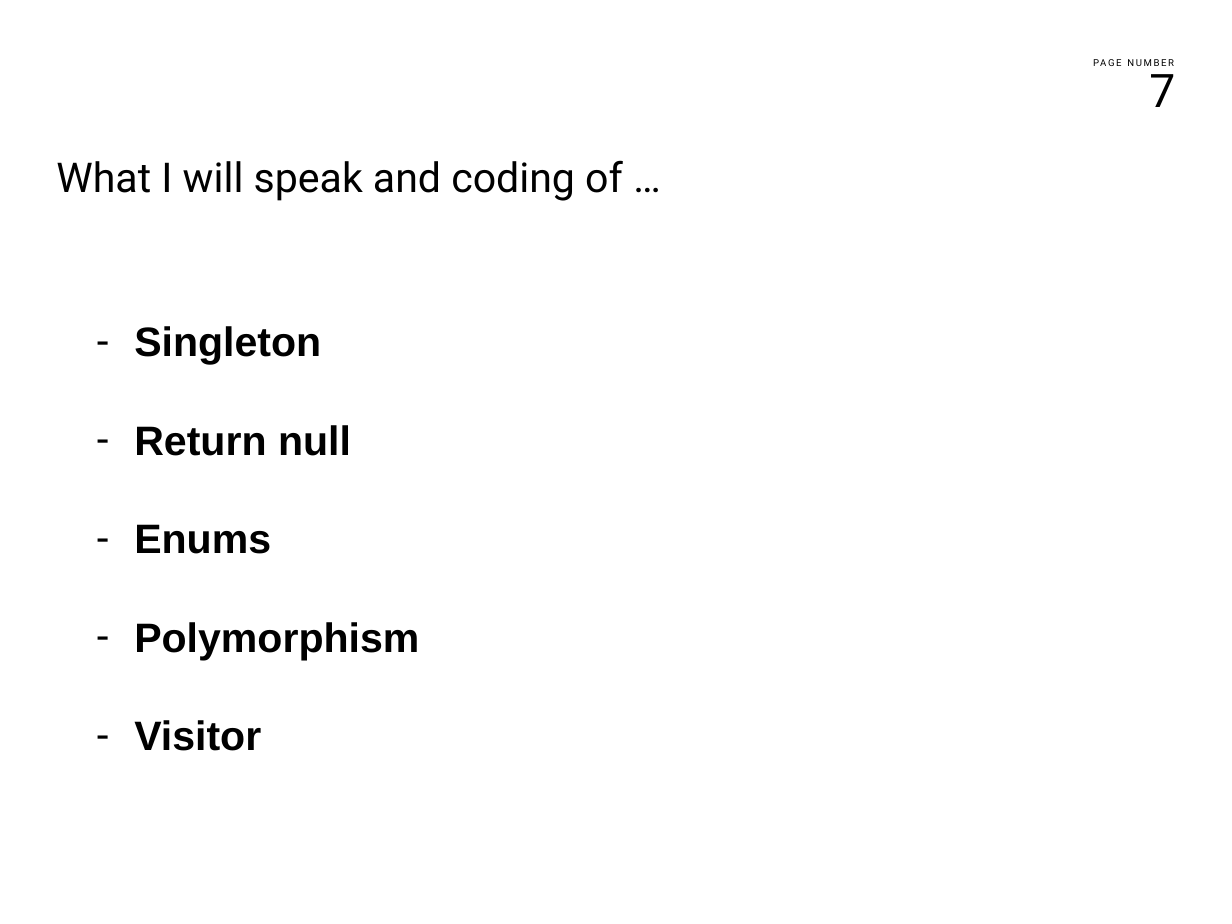
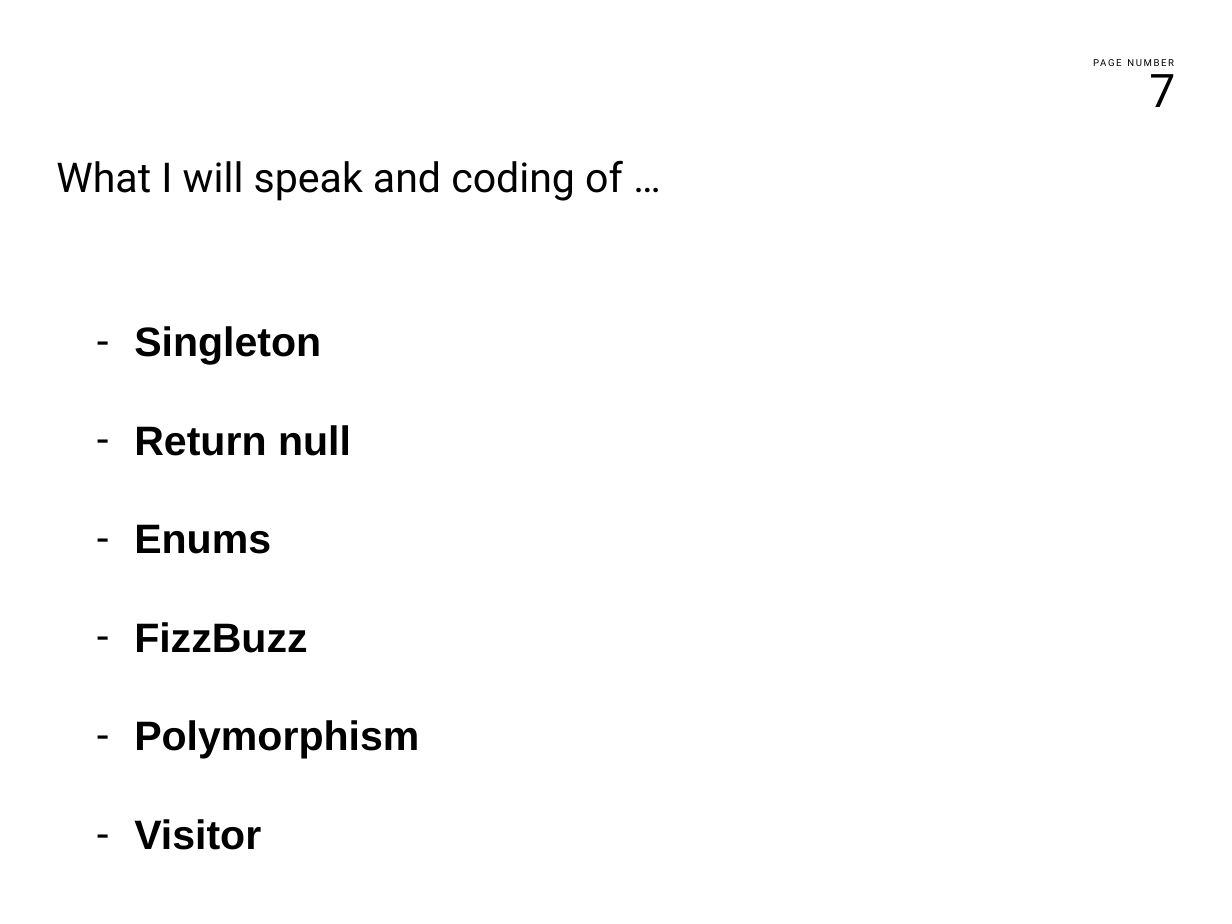
Before and after one commit to franco-melandri/NoIF, a slide deck: slide 7 of docs/noif.pptx. Drawn at 1232x924 pixels with LibreOffice and Linux fonts; fonts in the diff are those of the drawing; background and template pictures are left out. Boxes give left, top, right and bottom in pixels: in the first picture for what was removed or moved away, otherwise in the second. Text is boxed around its words. In the diff, an @@ line names an element or a change of style, - is before the commit and + after.

```diff
--- a/docs/noif.pptx
+++ b/docs/noif.pptx
@@ text at <box>134,622,307,653</box>: paragraph added @@
+– FizzBuzz
```
Also in this commit, not shown: 1 other slide changed, 5 slides added, 1 other file.
